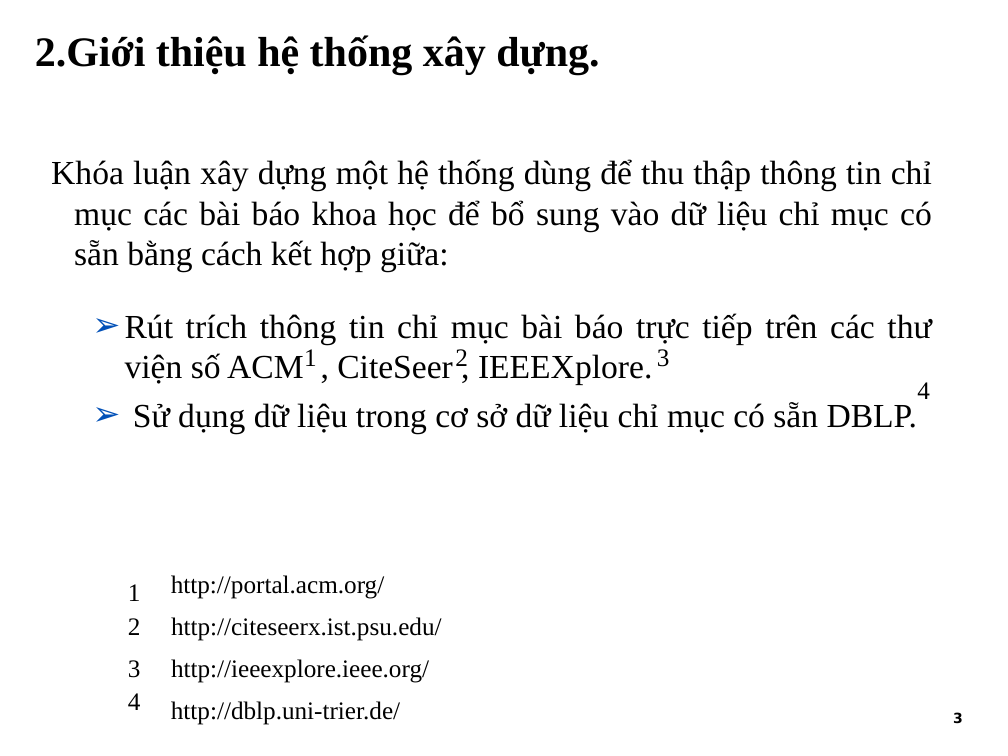
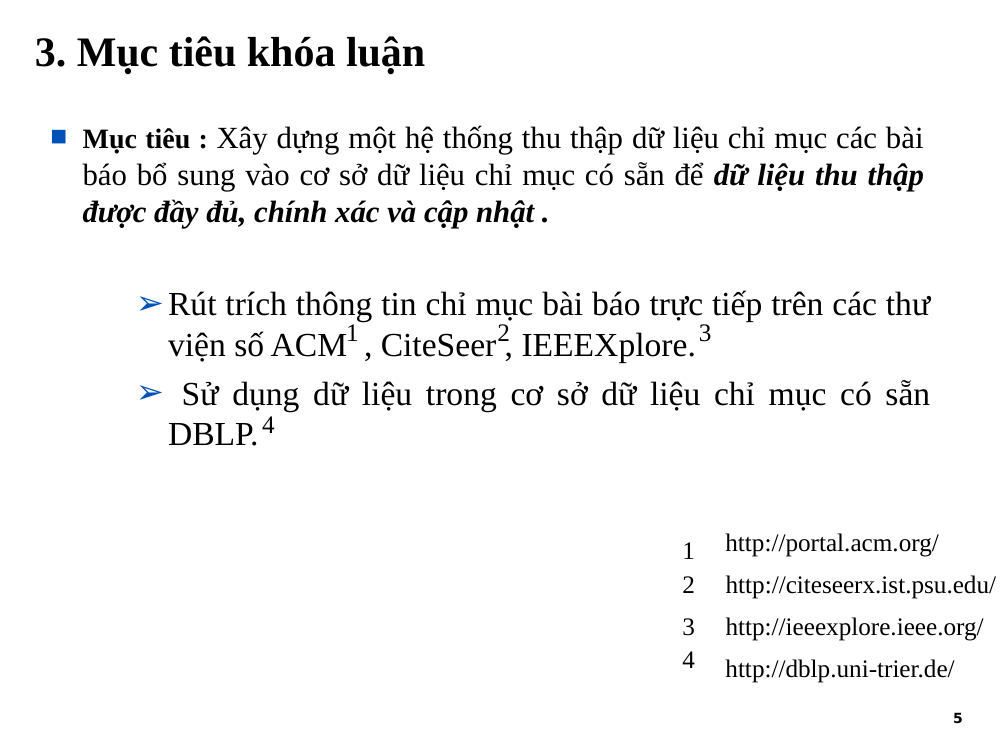
Before and after one commit to tiendv/detaitotnghiep, a slide deck: slide 6 of Report/Slide Baove/Final_slide.ppt (slide 4 before the commit). Drawn at 1008x756 pixels with LibreOffice and Linux fonts; fonts in the diff are those of the drawing; background and template pictures are left out. Boxes give left, top, right and bottom in pixels: in the first picture for what was removed or moved away, otherwise in the second. Text is boxed around its words. In the diff, an @@ line names an element or a change of style, - is before the commit and + after.

```diff
--- a/Report/Slide Baove/Final_slide.ppt
+++ b/Report/Slide Baove/Final_slide.ppt
@@ title at bbox=[35, 36, 425, 74]: text changed @@
-2.Giới thiệu hệ thống xây dựng.
+3. Mục tiêu khóa luận
@@ text added at bbox=[83, 125, 924, 228], 22 pt, text #000000 @@
+■ Mục tiêu : Xây dựng một hệ thống thu thập dữ liệu chỉ mục các bài báo bổ sung vào cơ sở dữ liệu chỉ mục có sẵn để dữ liệu thu thập được đầy đủ, chính xác và cập nhật .
@@ text at bbox=[51, 159, 932, 271]: paragraph removed @@
-Khóa luận xây dựng một hệ thống dùng để thu thập thông tin chỉ mục các bài báo khoa học để bổ sung vào dữ liệu chỉ mục có sẵn bằng cách kết hợp giữa:
@@ text "Rút trích thông tin chỉ ...": place and size @@
-text "Rút trích thông tin chỉ ..." at bbox=[51, 159, 932, 434]
+text "Rút trích thông tin chỉ ..." at bbox=[168, 290, 930, 446]
@@ text "1": place and size @@
-text "1" at bbox=[304, 349, 317, 366]
+text "1" at bbox=[346, 321, 359, 341]
@@ text "2": place and size @@
-text "2" at bbox=[455, 349, 468, 366]
+text "2" at bbox=[497, 324, 510, 341]
@@ text "3": place and size @@
-text "3" at bbox=[657, 349, 670, 367]
+text "3" at bbox=[699, 324, 712, 342]
@@ text "4": place and size @@
-text "4" at bbox=[128, 693, 141, 710]
+text "4" at bbox=[262, 416, 275, 433]
@@ 3 texts: place and size @@
-3 texts at bbox=[128, 584, 441, 641]
+3 texts at bbox=[682, 542, 996, 599]
@@ text "4": place and size @@
-text "4" at bbox=[917, 382, 930, 399]
+text "4" at bbox=[682, 651, 695, 668]
@@ 4 texts: place and size @@
-4 texts at bbox=[128, 575, 429, 725]
+4 texts at bbox=[682, 533, 984, 683]
@@ text at bbox=[953, 712, 963, 723]: text changed @@
-3
+5
```
Also in this commit, not shown: 14 other slides changed, 1 slide removed.
